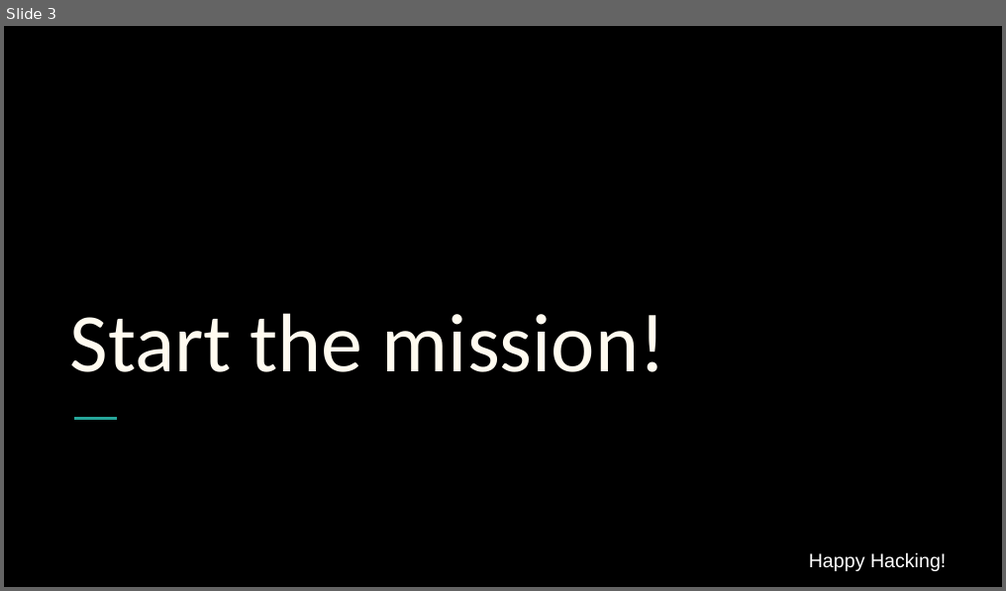
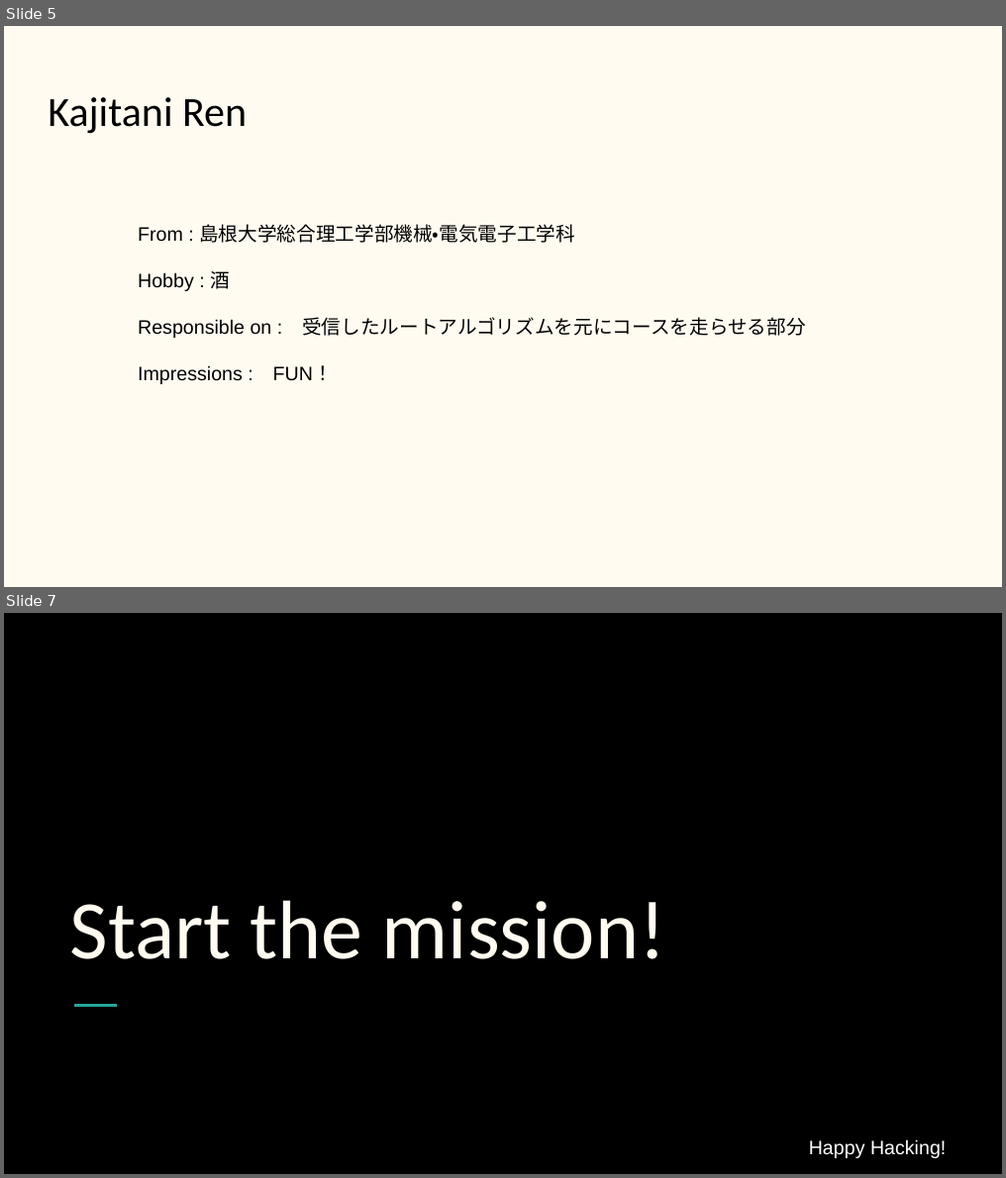
Before and after one commit to RubyCamp/rc2017sp_g2, a slide deck: ruby_sp2017_2.pptx. Shown one above the other, each under a label of ours: slide 3 before the commit, slides 5 and 7 after it; the slides between them are not shown. The pictures are 1006x591 and 1006x1178 pixels, drawn with LibreOffice and Linux fonts; fonts in the diff are those of the drawing. Boxes give left, top, right and bottom in pixels: in the first picture for what was removed or moved away, otherwise in the second. Text is boxed around its words. In the diff, an @@ line names an element or a change of style, - is before the commit and + after.

```diff
--- a/ruby_sp2017_2.pptx
+++ b/ruby_sp2017_2.pptx
@@ slide 5 added at box(4, 26, 1002, 587), background #FFFBF0 @@
@@ title added at box(48, 97, 247, 134), 30 pt, text #000000 @@
+Kajitani Ren
@@ text added at box(138, 224, 806, 381), 14 pt, text #000000 @@
+From : 島根大学総合理工学部機械・電気電子工学科
+Hobby : 酒
+Responsible on : 受信したルートアルゴリズムを元にコースを走らせる部分
+Impressions : FUN！
@@ what was slide 3 is now slide 7 @@
```
Also in this commit, not shown: 1 slide changed, 4 other slides added, 1 slide removed.
